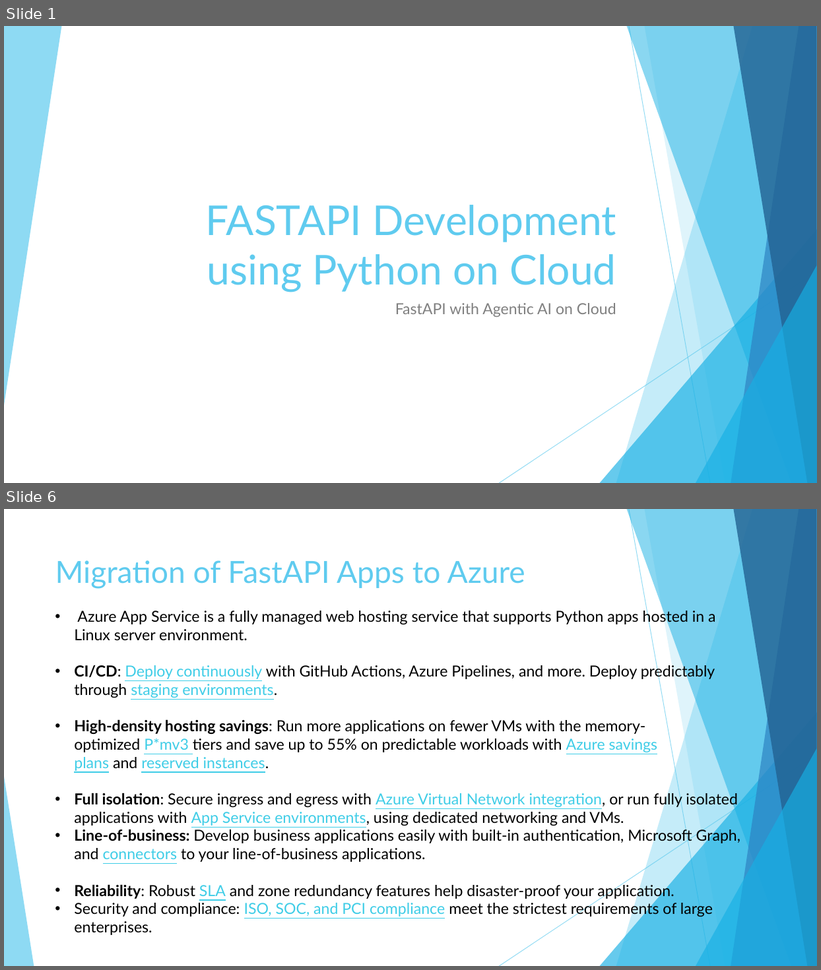
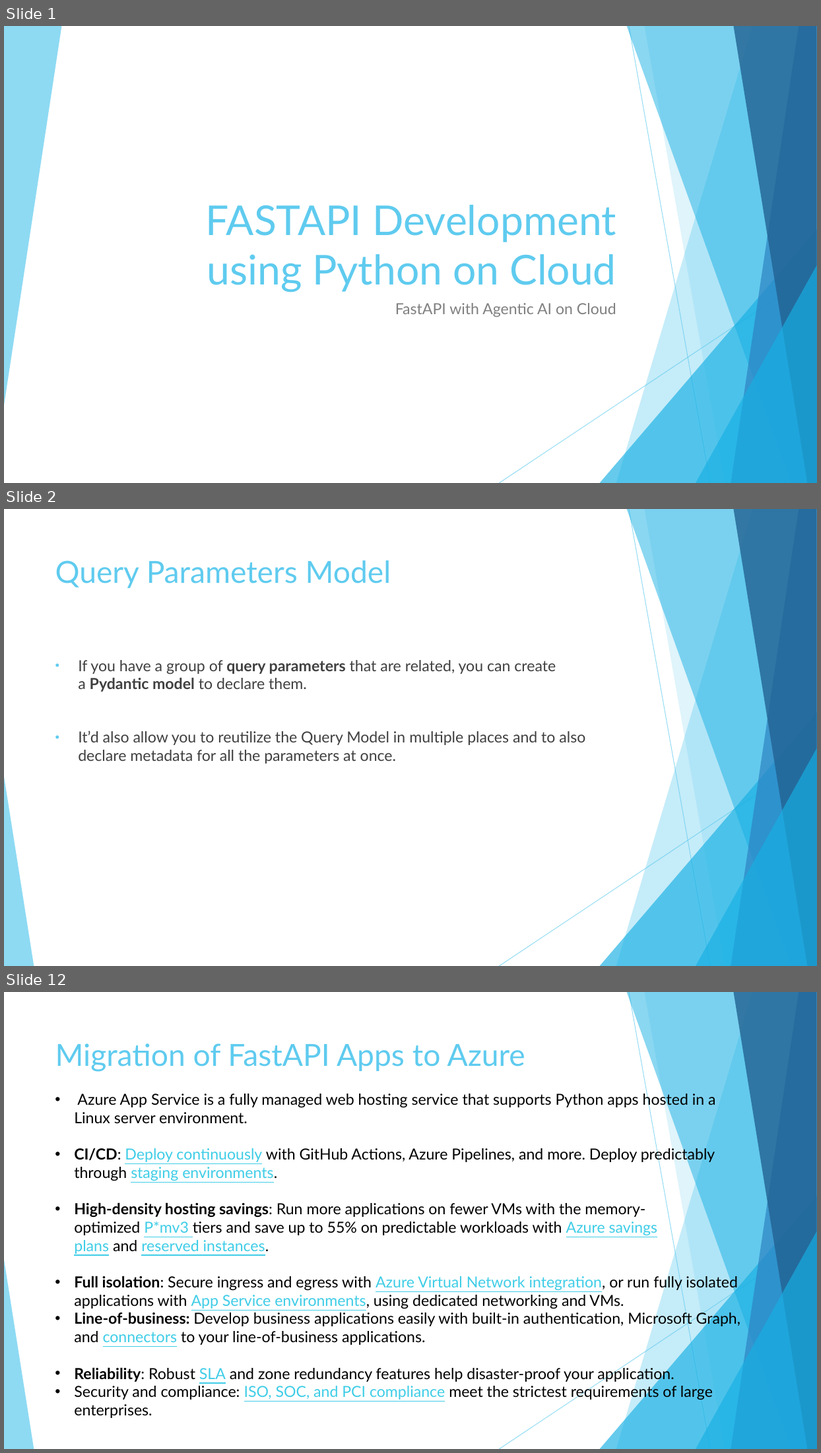
Before and after one commit to imcuteani/FastAPI-PythonAI-Development, a slide deck: Slides/Day-3/FASTAPI Development using Python on Cloud-Day3.pptx. Shown one above the other, each under a label of ours: slides 1 and 6 before the commit, slides 1, 2 and 12 after it; the slides between them are not shown. The pictures are 821x970 and 821x1453 pixels, drawn with LibreOffice and Linux fonts; fonts in the diff are those of the drawing. Boxes give left, top, right and bottom in pixels: in the first picture for what was removed or moved away, otherwise in the second. Text is boxed around its words. In the diff, an @@ line names an element or a change of style, - is before the commit and + after.

```diff
--- a/Slides/Day-3/FASTAPI Development using Python on Cloud-Day3.pptx
+++ b/Slides/Day-3/FASTAPI Development using Python on Cloud-Day3.pptx
@@ slide 2 added at (x1=4, y1=509, x2=817, y2=966), background #FFFFFF; not listed: 10 template elements that a slide beside it also shows @@
@@ title added at (x1=55, y1=560, x2=391, y2=588), 36 pt, text #5FCBEF @@
+Query Parameters Model
@@ text added at (x1=78, y1=660, x2=585, y2=764), 18 pt, text #404040 @@
+• If you have a group of query parameters that are related, you can create a Pydantic model to declare them.
+• It’d also allow you to reutilize the Query Model in multiple places and to also declare metadata for all the parameters at once.
@@ what was slide 6 is now slide 12 @@
```
Also in this commit, not shown: 3 slides changed, 11 other slides added, 8 other files.
